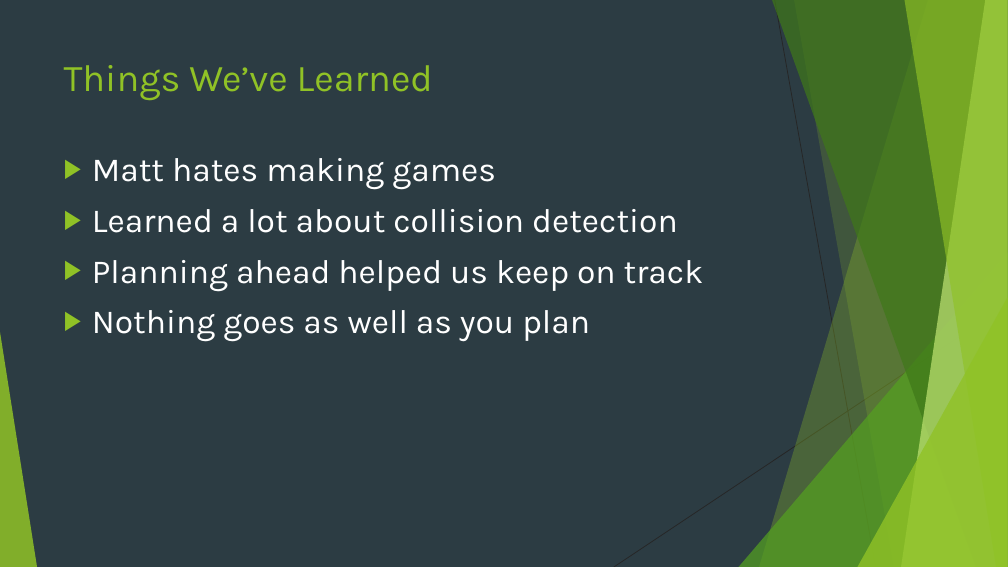
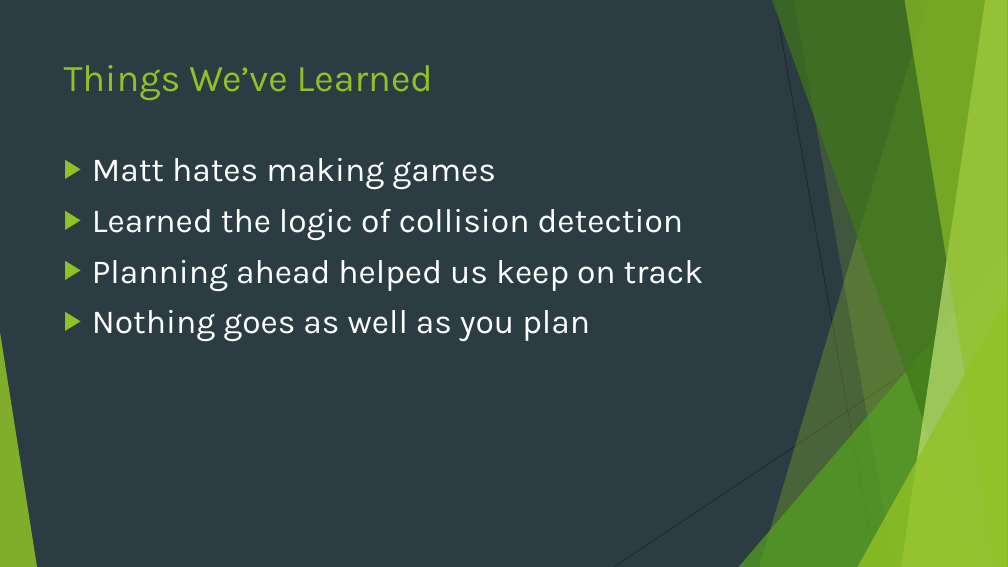
Before and after one commit to goldsteinmt/Tanks, a slide deck: slide 9 of FinalPresentation.pptx. Drawn at 1008x567 pixels with LibreOffice and Linux fonts; fonts in the diff are those of the drawing. Boxes give left, top, right and bottom in pixels: in the first picture for what was removed or moved away, otherwise in the second. Text is boxed around its words. In the diff, an @@ line names an element or a change of style, - is before the commit and + after.

```diff
--- a/FinalPresentation.pptx
+++ b/FinalPresentation.pptx
@@ text at (92,209,684,241): text changed @@
-▶ Learned a lot about collision detection
+▶ Learned the logic of collision detection
```
Also in this commit, not shown: 2 other slides changed, 2 other files.
